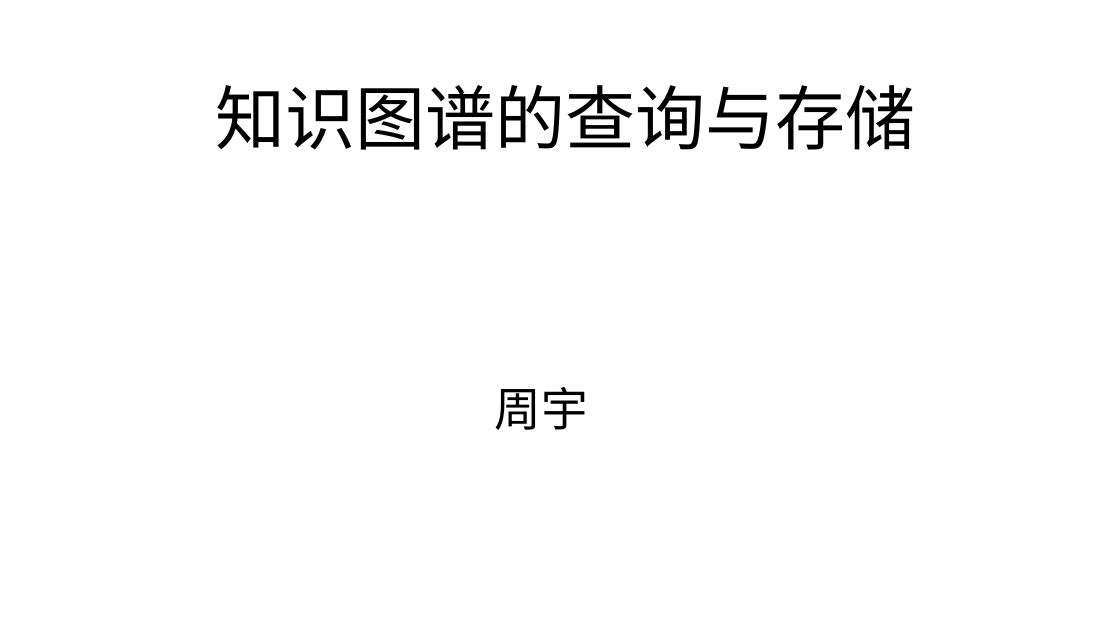
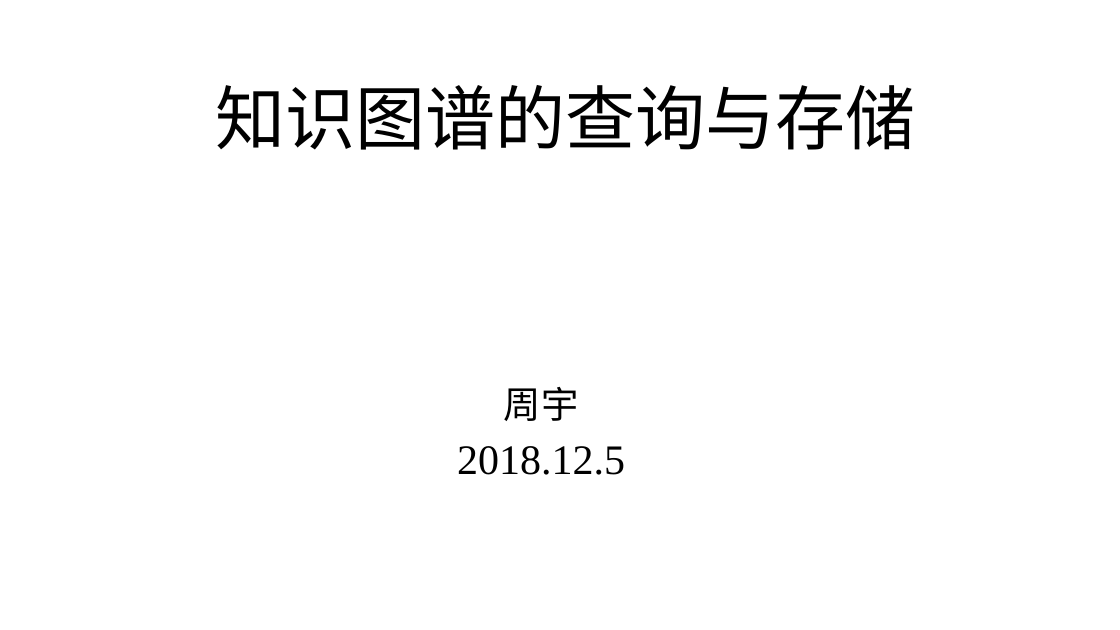
Before and after one commit to zyxdSTU/presetation, a slide deck: slide 1 of 知识图谱存储与查询/知识图谱的查询与存储.pptx. Drawn at 1120x630 pixels with LibreOffice and Linux fonts; fonts in the diff are those of the drawing. Boxes give left, top, right and bottom in pixels: in the first picture for what was removed or moved away, otherwise in the second. Text is boxed around its words. In the diff, an @@ line names an element or a change of style, - is before the commit and + after.

```diff
--- a/知识图谱存储与查询/知识图谱的查询与存储.pptx
+++ b/知识图谱存储与查询/知识图谱的查询与存储.pptx
@@ subtitle at bbox=[504, 387, 579, 421]: size 40 to 32 pt, font Calibri to Times New Roman in "周宇" @@
@@ subtitle at bbox=[457, 446, 625, 475]: paragraph added @@
+2018.12.5
```
Also in this commit, not shown: 2 other slides changed, 4 slides added, 2 slides removed, 2 other files.
